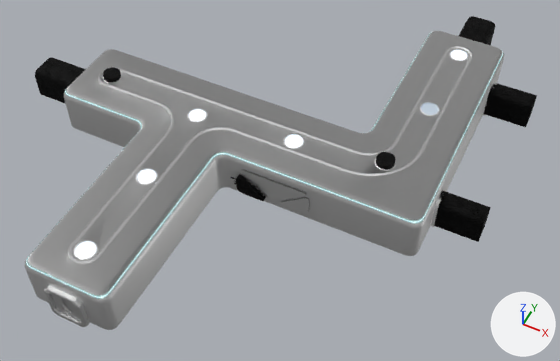
Renders of the Blender file environment/abandoned_spaceship/abandoned_spaceship_indoors_v2.blend from each side of a commit.
Both versions are drawn from a camera (50 mm lens) standing at (22.4, -16.9, 40.2) and looking at (6.1, 15.7, -0.6). The axes (+X, +Y, +Z) are drawn at lower right. The lights are the same throughout. The picture after the commit comes second.

Before the edit, the objects in view are built like this:
```python
me_mesh_001 = bpy.data.meshes.new('Mesh.001')
me_mesh_001.from_pydata(...)  # 192 vertices, 146 faces; spans x -0.619..0.619, y -0.619..0.619, z -0.05..0.1
me_mesh_001.polygons.foreach_set('use_smooth', [True] * 146)
# faces by material slot: [49, 97]
me_mesh_001.materials.append(mat_flood_lamp_off)
me_mesh_001.materials.append(mat_flood_lamp_off)
me_mesh_004 = bpy.data.meshes.new('Mesh.004')
me_mesh_004.from_pydata(...)  # 3200 vertices, 2540 faces; spans x -14.0..20.2, y 0.0..36.2, z 0.0..3.9
me_mesh_004.polygons.foreach_set('use_smooth', [True] * 2540)
me_mesh_004.materials.append(mat_hex_floor)  # its picture is missing
me_mesh_004.materials.append(mat_aluminum_longth)
me_mesh_004.materials.append(mat_aluminum_flat)
me_mesh_004.materials.append(mat_aluminum_walls)
me_mesh_004.materials.append(mat_blue_line)
me_mesh_004.materials.append(mat_flood_lamp_on)
me_mesh_004.materials.append(mat_inner_edge)
me_mesh_004.materials.append(mat_black)
me_mesh_004.materials.append(mat_throwrug)  # its picture is missing
me_mesh_004.materials.append(mat_flood_lamp_off)
ob_door_to_out = bpy.data.objects.new('Door_to_out', None)
ob_door_to_out.location = (0.0, 0.0, 0.0)
ob_door_to_out.instance_type = 'COLLECTION'
ob_door_to_out.instance_collection = col_door_001
ob_hall = bpy.data.objects.new('Hall', me_mesh_004)
ob_hall.location = (0.0, 0.0, 0.0)
ob_hall_lamp_001 = bpy.data.objects.new('Hall.Lamp.001', me_mesh_001)
ob_hall_lamp_001.parent = ob_hall
ob_hall_lamp_001.location = (-7.493, 16.0, 3.424)
ob_hall_lamp_001.rotation_euler = (0.268, 0.258, 0.0388)  # degrees (15, 15, 2.2)
```
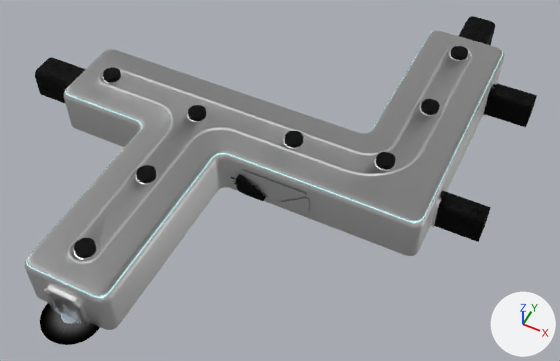
Location of each change, (x1, y1, x2, y2) in pixels of the pictures (560 x 361 px; the box of a moved part takes in the faces that stretch with it):
'LampLight', added: after (40, 303, 100, 345)
'Hall.Lamp.001', moved (not visible before): after (61, 314, 77, 324)
part 1 of me_mesh_004, moved or reshaped: before (75, 168, 158, 258); after (74, 165, 157, 258)
part 2 of me_mesh_004, moved or reshaped: before (421, 50, 468, 115); after (421, 46, 468, 111)
part 3 of me_mesh_004, moved or reshaped: before (188, 108, 208, 122); after (188, 105, 206, 121)
part 4 of me_mesh_004, moved or reshaped: before (283, 134, 304, 148); after (285, 131, 303, 148)
part 5 of me_mesh_004, recoloured: before (75, 50, 467, 258); after (75, 52, 466, 258)
part 6 of me_mesh_004, recoloured: before (421, 103, 439, 113); after (421, 105, 439, 115)

What changed in the scene script:
```text
Add img_light_gradient_png:
    img_light_gradient_png = load_image('light_gradient.png', 'tex/light/light_gradient.png', 128, 128, 'sRGB')
Add mat_light_gradient:
    mat_light_gradient = bpy.data.materials.new('Light_Gradient')
    # uses the picture img_light_gradient_png
Change me_mesh_004:
    used by ob_hall; location = (0.0, 0.0, 0.0)
    remove me_mesh_004.from_pydata(...)  # 3200 vertices, 2540 faces; spans x -14.0..20.2, y 0.0..36.2, z 0.0..3.9
    add me_mesh_004.from_pydata(...)  # 3199 vertices, 2540 faces; spans x -14.0..20.2, y 0.0..36.2, z 0.0..3.9
    me_mesh_004 part 1: 43 vertices moved from x -0.6..0.6, y 1.9..3.1, z 3.5 to x -0.6..0.6, y 1.9..3.1, z 3.5..3.9; 55 vertices removed from x -0.6..0.6, y 2.5..9.6, z 3.5; 54 vertices added at x -0.6..0.6, y 2.5..9.6, z 3.9
    me_mesh_004 part 2: 77 vertices moved from x 13.4..14.6, y 22.4..30.1, z 3.5 to x 13.4..14.6, y 22.4..30.1, z 3.5..3.9; 20 vertices removed from x 13.5..14.6, y 23.2..30.0, z 3.5; 20 vertices added at x 13.4..14.6, y 23.2..30.1, z 3.9
    me_mesh_004 part 3: 13 vertices moved from x -0.5..0.5, y 14.7..15.1, z 3.5 to x -0.6..0.6, y 14.7..15.1, z 3.9; 35 vertices removed from x -0.6..0.6, y 14.7..15.9, z 3.5; 35 vertices added at x -0.6..0.6, y 14.7..15.9, z 3.9
    me_mesh_004 part 4: 34 vertices moved from x 6.4..7.6, y 15.4..16.6, z 3.5 to x 6.4..7.6, y 15.4..16.6, z 3.9; 14 vertices removed from x 6.5..7.4, y 15.6..16.6, z 3.5; 14 vertices added at x 6.4..7.5, y 15.5..16.6, z 3.9
    me_mesh_004 part 5: 113 faces spanning x -0.6..14.6, y 1.9..30.1, z 3.5..3.9 switch from mat_flood_lamp_on to mat_black
    me_mesh_004 part 6: 36 faces spanning x 13.4..14.6, y 22.4..23.6, z 3.5..3.9 switch from mat_flood_lamp_off to mat_black
Add me_mesh_005:
    me_mesh_005.from_pydata(...)  # 144 vertices, 97 faces; spans x -1.93..1.93, y -1.93..1.93, z -0.18..-0.05
    me_mesh_005.polygons.foreach_set('use_smooth', [True] * 97)
    me_mesh_005.materials.append(mat_light_gradient)
Change ob_hall_lamp_001:
    ob_hall_lamp_001.location: (-7.493, 16.0, 3.424) -> (0.0, 0.0, 0.0)
Add ob_lamplight:
    ob_lamplight = bpy.data.objects.new('LampLight', me_mesh_005)
    ob_lamplight.parent = ob_hall
    ob_lamplight.location = (0.0, 0.0, 0.0)
```
